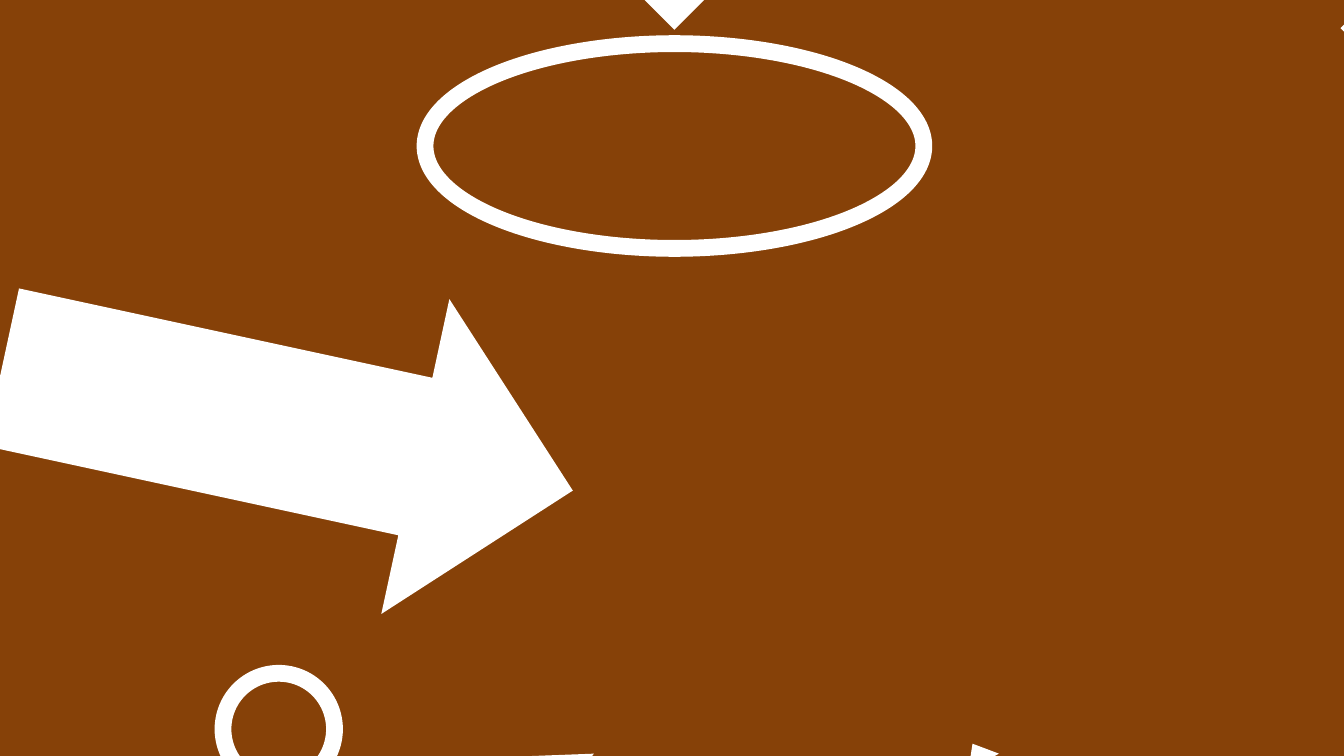
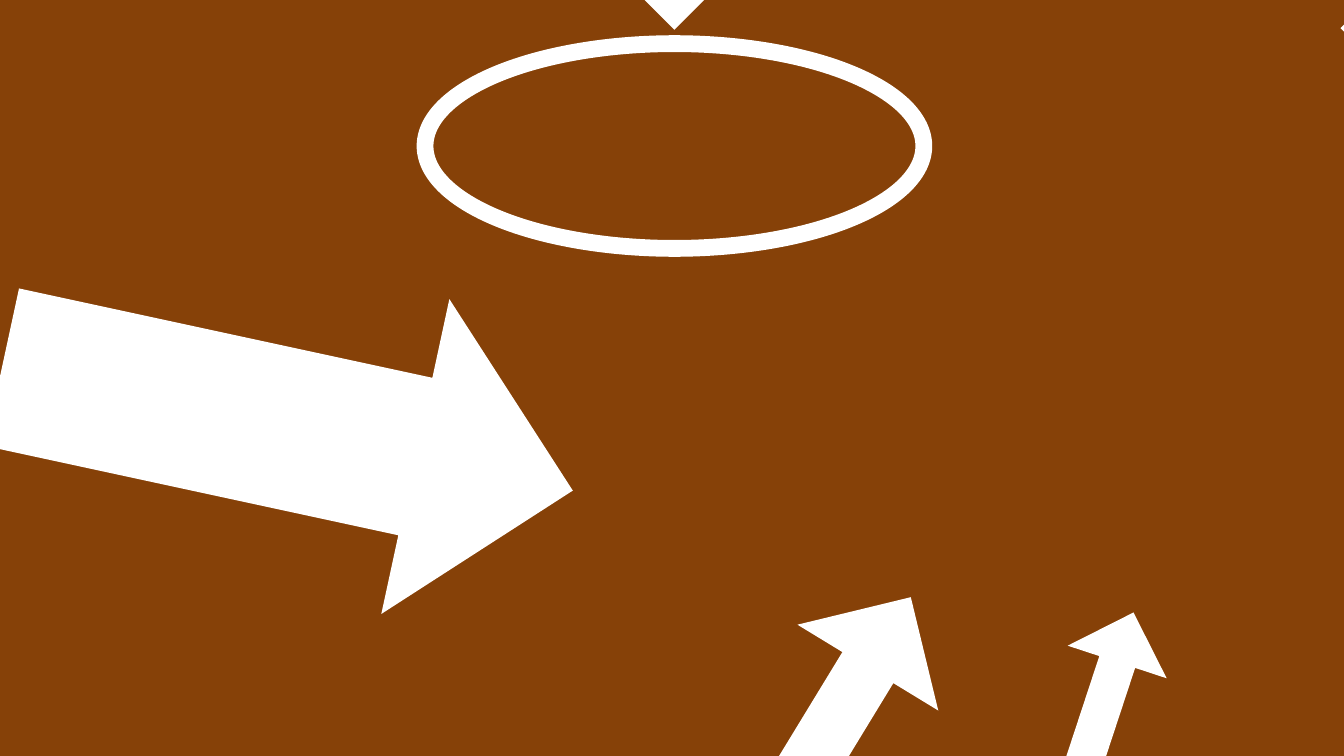
Before and after one commit to pedropsi/pedropsi.github.io, a slide deck: slide 3 of images/puzzle-type/explainers.pptx. Drawn at 1344x756 pixels with LibreOffice and Linux fonts; fonts in the diff are those of the drawing; background and template pictures are left out; a plain dark background stands for a picture behind light text. Boxes give left, top, right and bottom in pixels: in the first picture for what was removed or moved away, otherwise in the second. Text is boxed around its words. In the diff, an @@ line names an element or a change of style, - is before the commit and + after.

```diff
--- a/images/puzzle-type/explainers.pptx
+++ b/images/puzzle-type/explainers.pptx
@@ down arrow at bbox=[720, 555, 982, 756]: proportions changed; rotation 126 to 211 degrees @@
@@ down arrow at bbox=[1002, 596, 1183, 756]: proportions changed; rotation 149 to 198 degrees @@
@@ ellipse removed at bbox=[223, 674, 335, 756] @@
```
Also in this commit, not shown: 1 other slide changed, 1 slide added, 4 other files.
